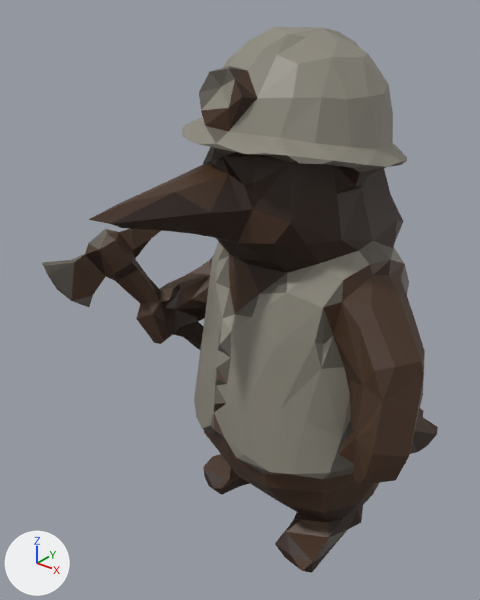
The glTF model docs/univers/archipeo/personnages/modeles/6e-mine-creature-tunel/final-1500.glb, before and after one commit.
Camera for both pictures: a 50 mm camera at (0.672, -0.983, 1.075) aimed at (-0.086, -0.036, 0.488). The axes (+X, +Y, +Z) are drawn at lower left. The lights are the same throughout. The picture after the commit comes second. Vertices at exactly the same position are counted once.
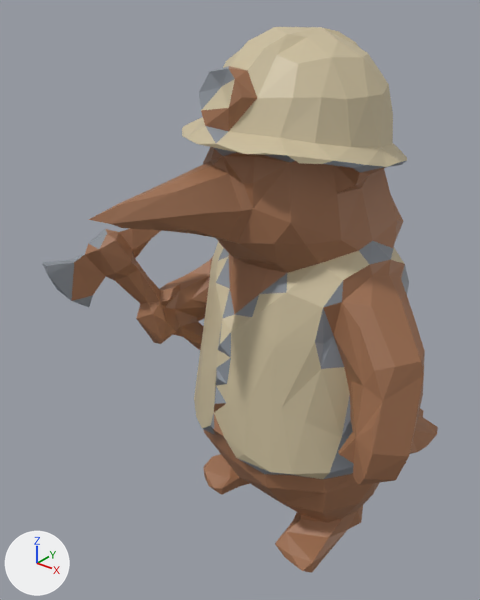
Location of each change, [x1, y1, x2, y2] in pixels of the pictures (480 x 600 px):
```json
{"part": 1, "of": "me_mesh_0", "change": "recoloured", "before": [72, 66, 438, 573], "after": [72, 66, 438, 573], "on screen": "lighter"}
{"part": 2, "of": "me_mesh_0", "change": "recoloured", "before": [182, 27, 407, 479], "after": [182, 27, 407, 479], "on screen": "grey to beige"}
{"part": 3, "of": "me_mesh_0", "change": "recoloured", "before": [42, 66, 409, 479], "after": [42, 66, 409, 479]}
```

The change, as JSON lines over the scene's bpy script:
```json
{"block": "me_mesh_0", "where": "me_mesh_0.from_pydata(...)  # 752 vertices, 1499 faces; spans x -0.401..0.328, y -0.392..0.414, z 0.0..1.002"}
{"block": "me_mesh_0", "where": "# used by ob_mesh_0; location = (0.0, 0.0, 0.0)"}
{"block": "me_mesh_0", "change": "me_mesh_0 part 1: 991 faces centred in x -0.361..0.32, y -0.367..0.408, z 0.0..0.948 are repainted in the vertex colours; the middle colour goes from brown #2e1b0e to brown #a07050"}
{"block": "me_mesh_0", "change": "me_mesh_0 part 2: 321 faces centred in x -0.194..0.25, y -0.205..0.241, z 0.234..1.0 are repainted in the vertex colours; the middle colour goes from grey #8d897d to beige #cdbf9e"}
{"block": "me_mesh_0", "change": "me_mesh_0 part 3: 187 faces centred in x -0.391..0.243, y -0.277..0.235, z 0.228..0.947 are repainted in the vertex colours; the middle colour goes from dark grey #615c53 to grey #8a9098"}
```
